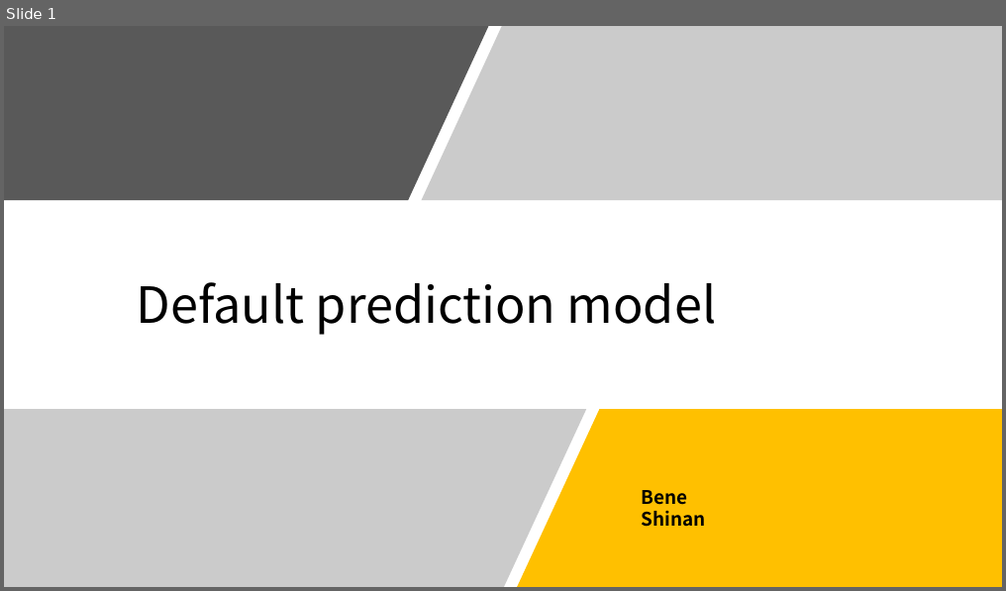
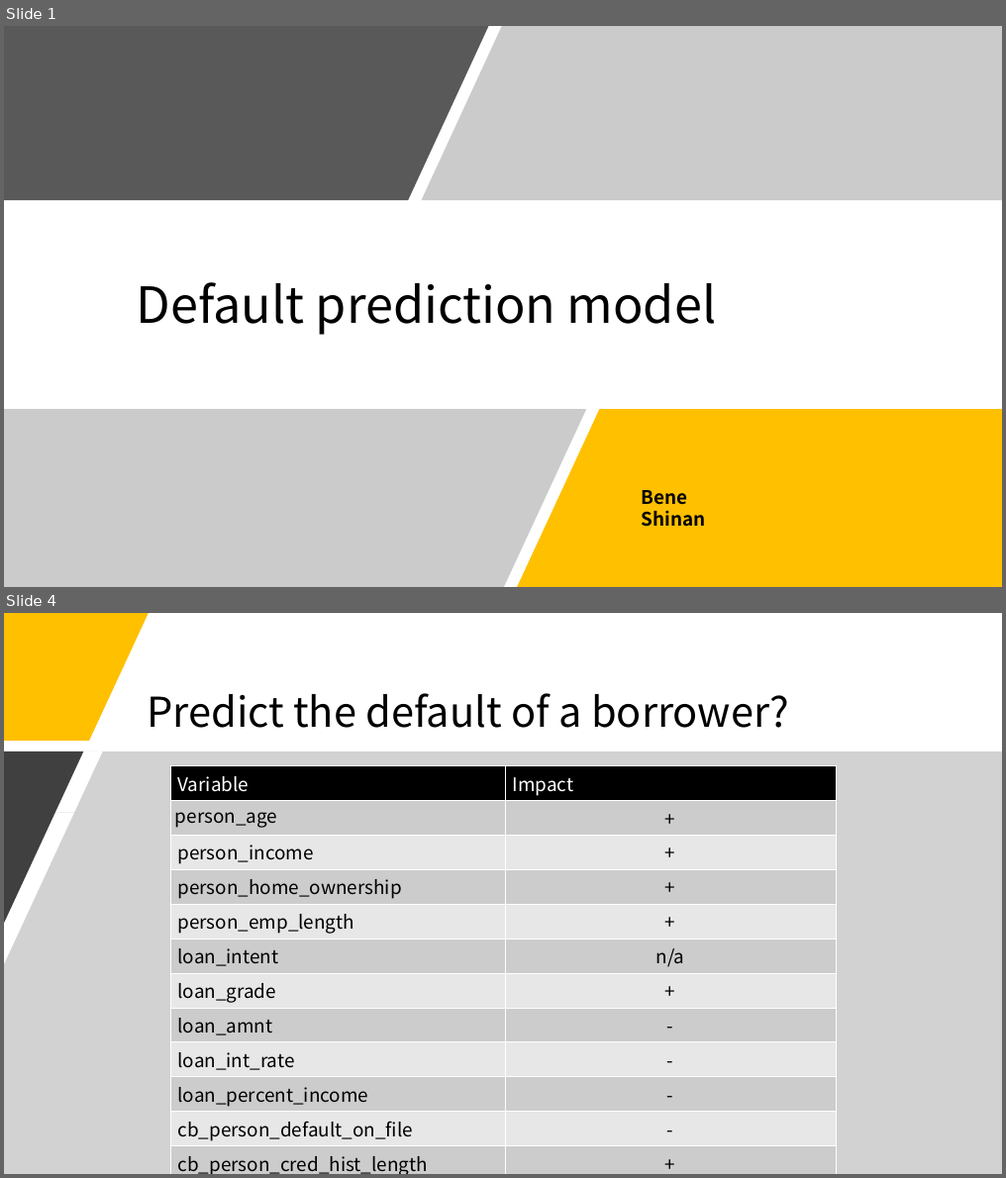
Before and after one commit to Shinan-tech/Credit_default, a slide deck: Default prediction model.pptx. Shown one above the other, each under a label of ours: slide 1 before the commit, slides 1 and 4 after it; the slides between them are not shown. The pictures are 1006x591 and 1006x1178 pixels, drawn with LibreOffice and Linux fonts; fonts in the diff are those of the drawing. Boxes give left, top, right and bottom in pixels: in the first picture for what was removed or moved away, otherwise in the second. Text is boxed around its words. In the diff, an @@ line names an element or a change of style, - is before the commit and + after.

```diff
--- a/Default prediction model.pptx
+++ b/Default prediction model.pptx
@@ slide 4 added at [4, 613, 1002, 1174], background #FFFFFF @@
@@ freeform shape added at [4, 613, 149, 741], fill #FFC000 @@
@@ title added at [147, 635, 789, 728], 39.6 pt, text #FFFFFF @@
+predict the default of a borrower?
+Predict the default of a borrower?
@@ freeform shape added at [4, 752, 1002, 1174], fill #A6A6A6 at 50% opacity @@
@@ freeform shape added at [4, 752, 83, 923], fill #404040 @@
@@ table added at [170, 765, 836, 1174], 13 rows, 2 columns @@
+Variable | Impact
+person_age | +
+person_income | +
+person_home_ownership | +
+person_emp_length | +
+loan_intent | n/a
+loan_grade | +
+loan_amnt | -
+loan_int_rate | -
+loan_percent_income | -
+cb_person_default_on_file | -
+cb_person_cred_hist_length | +
+loan_status: default or not | n/a
```
Also in this commit, not shown: 1 slide changed, 1 other slide added, 2 slides removed.
